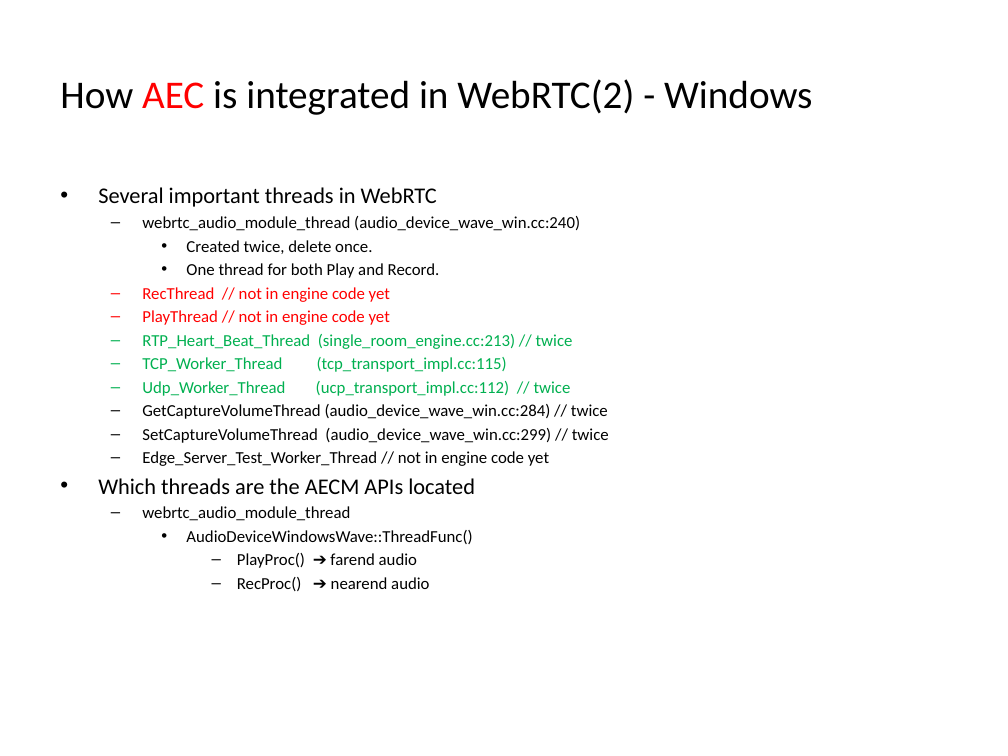
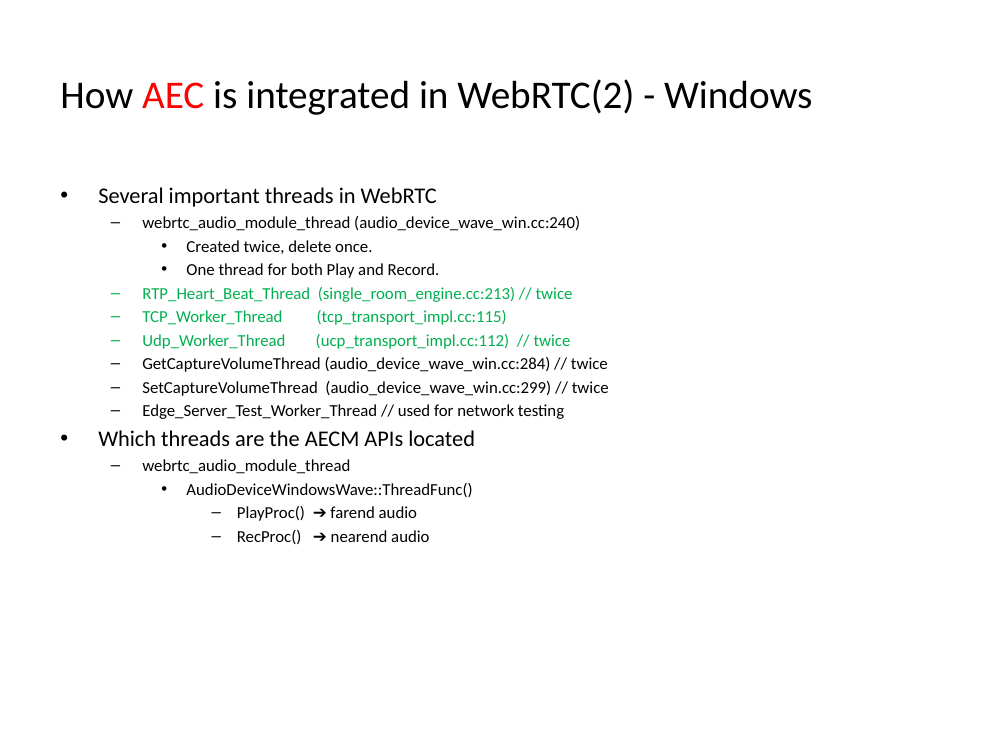
Before and after one commit to xjsXjtu/presentations, a slide deck: slide 9 of AECM in WebRTC_v2.1.pptx. Drawn at 1008x756 pixels with LibreOffice and Linux fonts; fonts in the diff are those of the drawing. Boxes give left, top, right and bottom in pixels: in the first picture for what was removed or moved away, otherwise in the second. Text is boxed around its words. In the diff, an @@ line names an element or a change of style, - is before the commit and + after.

```diff
--- a/AECM in WebRTC_v2.1.pptx
+++ b/AECM in WebRTC_v2.1.pptx
@@ text at [142,287,390,325]: paragraphs removed @@
-  – RecThread // not in engine code yet
-  – PlayThread // not in engine code yet
@@ text at [142,404,564,419]: text changed @@
-  – Edge_Server_Test_Worker_Thread // not in engine code yet
+  – Edge_Server_Test_Worker_Thread // used for network testing
```
Also in this commit, not shown: 1 other slide changed.
